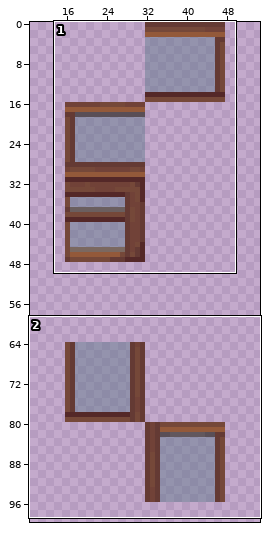
File history of a sprite sheet, Resources/Textures/_CP14/Structures/Windows/wooden_window.rsi/wood_window3.png. The picture above shows the old version from afar; the outline marks the close-up.
Close-up. Before the commit:
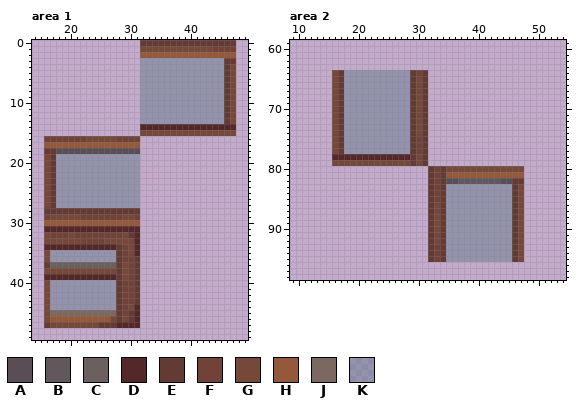
The file is 64x128 pixels. Shown: area 1: x 14..49, y 0..49; area 2: x 9..54, y 59..98. The wide view leaves out empty margins.
Palette (. is transparent): A #594e56  B #62575d  C #6b5f5f  D #542828  E #643a34  F #714238  G #754839  H #93593a  J #7b6860  K #5f798b79
Pixels before, area 1, first column x 16:
 0 ................EEEEEEEEEEEEEEEE
 1 ................GGGGGGGGGGGGFFFF
 2 ................HHHHHHHHHHHHHHHH
 3 ................KKKKKKKKKKKKKKEE
 4 ................KKKKKKKKKKKKKKEG
 5 ................KKKKKKKKKKKKKKEG
 6 ................KKKKKKKKKKKKKKEG
 7 ................KKKKKKKKKKKKKKEG
 8 ................KKKKKKKKKKKKKKEG
 9 ................KKKKKKKKKKKKKKEG
10 ................KKKKKKKKKKKKKKEG
11 ................KKKKKKKKKKKKKKEG
12 ................KKKKKKKKKKKKKKEG
13 ................KKKKKKKKKKKKKKEG
14 ................DDDDDDDDDDDDDDDD
15 ................GGGGGGGGGGGGGGGG
16 FFFFFFFGGGGGFFFF................
17 HHHHHHHHHHHHHHHH................
18 EEAAAAAAAAAAAAAA................
19 GEKKKKKKKKKKKKKK................
20 GEKKKKKKKKKKKKKK................
21 GEKKKKKKKKKKKKKK................
22 GEKKKKKKKKKKKKKK................
23 GEKKKKKKKKKKKKKK................
24 GEKKKKKKKKKKKKKK................
25 GEKKKKKKKKKKKKKK................
26 GEKKKKKKKKKKKKKK................
27 GEKKKKKKKKKKKKKK................
28 EEEEEEEEEEEEEEEE................
29 FGGGGGFFFFFFFGGF................
30 HHHHHHHHHHHHHHHH................
31 DDDDDDDDDDDDDDDD................
32 GFFFGFFFFFFFFGED................
33 GGGGGGFFFFGGGGGD................
34 DDDDDDDDDDDDEFGD................
35 GKKKKKKKKKKKEFGD................
36 GKKKKKKKKKKKEFFE................
37 ECCCCCCCCCCCEGFE................
38 GGGGGGGGGGGGEGFE................
39 DDDDDDDDDDDDEGFE................
40 GKKKKKKKKKKKEFFE................
41 GKKKKKKKKKKKEFFE................
42 GKKKKKKKKKKKEFFE................
43 GKKKKKKKKKKKEFFE................
44 GKKKKKKKKKKKEFGD................
45 GJJJJJJJJJJJEFED................
46 GHHHHHHHHHHGEGED................
47 EGGGGGGGGEEEDDDD................
Pixels before, area 2, first column x 16:
64 GEKKKKKKKKKKKEFE................
65 GEKKKKKKKKKKKEGE................
66 GEKKKKKKKKKKKEGE................
67 GEKKKKKKKKKKKEGE................
68 GEKKKKKKKKKKKEGE................
69 GEKKKKKKKKKKKEGE................
70 GEKKKKKKKKKKKEGE................
71 GEKKKKKKKKKKKEGE................
72 GEKKKKKKKKKKKEGE................
73 GEKKKKKKKKKKKEGE................
74 GEKKKKKKKKKKKEGE................
75 GEKKKKKKKKKKKEFE................
76 GEKKKKKKKKKKKEFE................
77 GEKKKKKKKKKKKEFE................
78 DDDDDDDDDDDDDEGE................
79 GGGGGGGGGGGGGEGE................
80 ................EFEGGGGGGGGGGGGG
81 ................EFEHHHHHHHHHHHHH
82 ................EFEAABBBBBBBAAEE
83 ................EFEKKKKKKKKKKKEG
84 ................EFEKKKKKKKKKKKEG
85 ................EFEKKKKKKKKKKKEG
86 ................EGEKKKKKKKKKKKEG
87 ................EGEKKKKKKKKKKKEG
88 ................EGEKKKKKKKKKKKEG
89 ................EGEKKKKKKKKKKKEG
90 ................EGEKKKKKKKKKKKEG
91 ................EGEKKKKKKKKKKKEG
92 ................EGEKKKKKKKKKKKEG
93 ................EFEKKKKKKKKKKKEG
94 ................EFEKKKKKKKKKKKEG
95 ................EFEKKKKKKKKKKKEG
Now the later version:
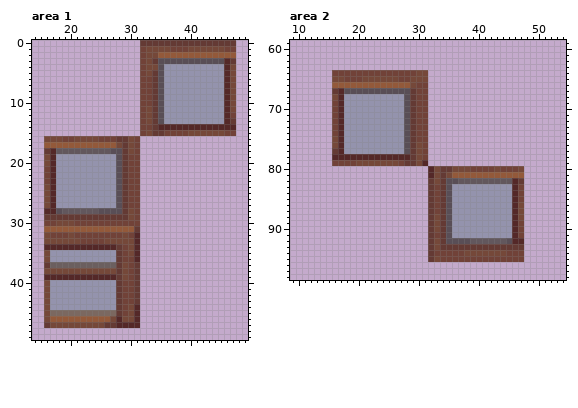
Changes in this commit:
Area 1:
y 1: x 32 G -> F; x 37..39 GGG -> FFF; x 44..45 FF -> GG
y 2: x 32..34 HHH -> FGG
y 3: x 32..46 KKKKKKKKKKKKKKE -> FGEAAAAAAAAAAAD
y 4: x 32..35 KKKK -> FGGA; x 46 E -> D
y 5: x 32..35 KKKK -> FGEA; x 46 E -> D
y 6..10: x 32..35 KKKK -> FFEA; x 46 E -> D
y 11: x 32..35 KKKK -> FGEA; x 46 E -> D
y 12: x 32..35 KKKK -> FGEA; x 46..47 EG -> DF
y 13: x 32..35 KKKK -> FGEA; x 46..47 EG -> DE
y 14: x 32..34 DDD -> FFE
y 15: x 32 G -> F; x 34..39 GGGGGG -> EEFFFF; x 46..47 GG -> FF
y 16: x 16..18 FFF -> GGG; x 21..22 FF -> GG; x 25..30 GGGFFF -> FFFEEG
y 17: x 28..31 HHHH -> GEGF
y 18: x 17..26 EAAAAAAAAA -> DBBBBBBBBB; x 29..31 AAA -> EGF
y 19..20: x 17 E -> D; x 28..31 KKKK -> AEFF
y 21..23: x 16..17 GE -> FD; x 28..31 KKKK -> AEFF
y 24..27: x 17 E -> D; x 28..31 KKKK -> AEFF
y 28: x 16..28 EEEEEEEEEEEEE -> DDABBBBBBAAAA; x 30..31 EE -> GF
y 29: x 16..29 FGGGGGFFFFFFFG -> EEEEEEEEEEEEEE
y 30: x 16..31 HHHHHHHHHHHHHHHH -> FFGGGFFFFFFFFFFF
y 31: x 16..31 DDDDDDDDDDDDDDDD -> HHHHHHHHHHHHHHHE
y 32: x 30 E -> F
y 36: x 31 E -> D
y 45: x 30 E -> G
y 46: x 28 E -> D; x 30 E -> G
y 47: x 25 E -> G
Area 2:
y 64: x 16..31 GEKKKKKKKKKKKEFE -> FFFFFFFFFFFFFFGG
y 65: x 17..29 EKKKKKKKKKKKE -> GFFFGGGGGGFFG; x 31 E -> G
y 66: x 16..31 GEKKKKKKKKKKKEGE -> HHHHHHHHHHHHHGFF
y 67: x 16..28 GEKKKKKKKKKKK -> EDAAAAAAAAAAA; x 30..31 GE -> FF
y 68: x 17 E -> D; x 28 K -> A; x 30..31 GE -> FF
y 69..74: x 16..17 GE -> FD; x 28 K -> A; x 30..31 GE -> FF
y 75: x 17 E -> D; x 28 K -> A; x 31 E -> F
y 76: x 17 E -> D; x 28 K -> A; x 30..31 FE -> GF
y 77: x 16..17 GE -> ED; x 28 K -> A; x 30..31 FE -> GF
y 78: x 31 E -> F
y 79: x 16..19 GGGG -> FFFF; x 27..28 GG -> FE; x 31 E -> D
y 80: x 32..33 EF -> DG; x 35 G -> E; x 39..42 GGGG -> FFFF; x 44..46 GGG -> FFF
y 81: x 32..33 EF -> DG; x 35 H -> G
y 82: x 33 F -> G; x 44..46 AAE -> BBD
y 83..85: x 35 K -> A; x 46..47 EG -> DF
y 86..87: x 33 G -> F; x 35 K -> A; x 46 E -> D
y 88: x 35 K -> A; x 46 E -> D
y 89..90: x 35 K -> A; x 46..47 EG -> DF
y 91: x 33 G -> F; x 35 K -> A; x 46..47 EG -> DF
y 92: x 35..47 KKKKKKKKKKKEG -> AAAABBBBBBADD
y 93: x 33 F -> G; x 35..45 KKKKKKKKKKK -> EEEEEEEEEEE; x 47 G -> E
y 94: x 34..47 EKKKKKKKKKKKEG -> FFFFGGGGGGGFFF
y 95: x 33..47 FEKKKKKKKKKKKEG -> GFFFFFFFFFFFFFF
Where, in picture pixels (left, top, right, bottom), the same in both close-ups:
changed: (44, 46, 236, 238)
changed: (134, 256, 140, 262)
changed: (98, 310, 134, 328)
changed: (332, 70, 524, 262)
